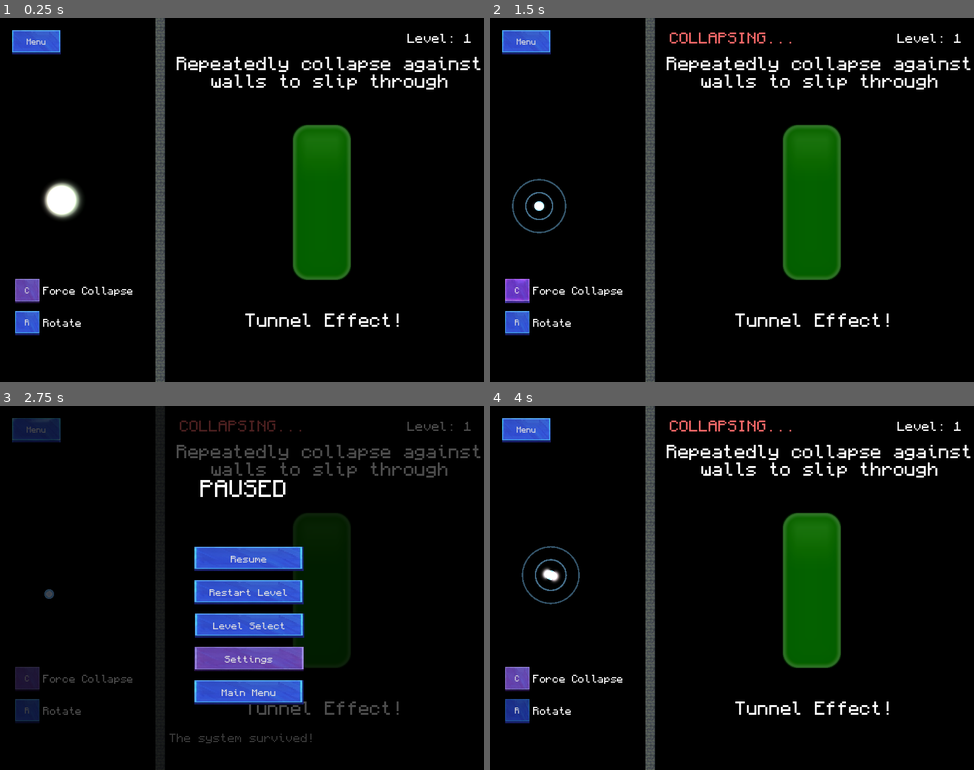
Above: before the commit, frames 1-4 (two rows, left to right).
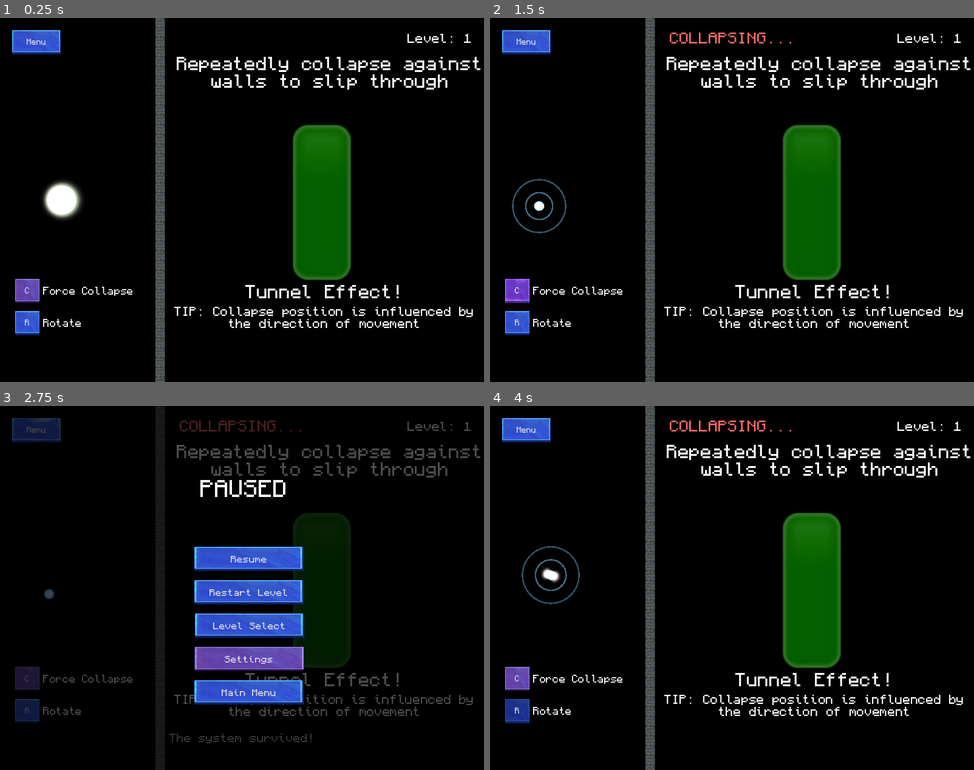
Above: after the commit, the same moments.

Repository: magnoint13/brinqo-2026
Game: Godot game, scene res://levels/Level03.tscn
Two runs of this game, one before a commit and one after it. Both use one fixed random seed, a clock stepped at 60 frames per second and the inputs below. This scene is started directly instead of the project's main scene. Video files are missing from this copy of the repository; at most half a second of black plays in their place. Sound files missing from this copy of the repository are replaced by a short silence.
Inputs:
- Up to frame 1 (0.25 s): no input
- Up to frame 2 (1.5 s): click "R" at 0.5 s; click "C" at 1.25 s
- Up to frame 3 (2.75 s): click "Menu" at 2 s
- Up to frame 4 (4 s): click "Restart Level" at 2.75 s; hold D from 3.53 s (still down); hold R from 3.53 s (still down); tap Space at 3.77 s

The runs differ from the first frame. In frame 1, 1.6% of the frame differs, in the area x 36-98%, y 73-86%; in frame 2, 1.6%; in frame 3, 1.0%; in frame 4, 1.6%.

Commit message:
anhadido texto lvl 3 y bajado musica 3

Diff:
--- a/autoload/MusicManager.gd
+++ b/autoload/MusicManager.gd
@@ -8,7 +8,7 @@
 	"LevelSelect": ["res://resources/music/menu_music.mp3",   -10],
 	"Level01":    ["res://resources/music/01.mp3",           -10],
 	"Level02":    ["res://resources/music/02.mp3",            -10],
-	"Level03":    ["res://resources/music/03.mp3",           -10],
+	"Level03":    ["res://resources/music/03.mp3",           -14],
 	"Level04":    ["res://resources/music/04.mp3",            -10],
 	"Level05":    ["res://resources/music/05.mp3",           -10],
 }
--- a/levels/Level03.tscn
+++ b/levels/Level03.tscn
@@ -1,8 +1,8 @@
 [gd_scene format=4 uid="uid://cm6ea2cwgig8c"]
 
-[ext_resource type="Script" path="res://scripts/main.gd" id="1_main"]
-[ext_resource type="Script" path="res://scripts/particles_container.gd" id="2_container"]
-[ext_resource type="VideoStream" uid="uid://6vkw1ul0klrl" path="res://resources/Backgrounds/02.ogv" id="3_n3538"]
+[ext_resource type="Script" uid="uid://ct2w8kj0h5k3n" path="res://scripts/main.gd" id="1_main"]
+[ext_resource type="Script" uid="uid://h6k4g2dkqdyw" path="res://scripts/particles_container.gd" id="2_container"]
+[ext_resource type="VideoStream" uid="uid://6vkw1ul0klrl" path="res://resources/backgrounds/02.ogv" id="3_n3538"]
 [ext_resource type="Texture2D" uid="uid://cpa4euhh5ih3g" path="res://resources/green_zone_tile.png" id="5_1maa1"]
 [ext_resource type="PackedScene" uid="uid://hud001" path="res://ui/HUD.tscn" id="5_hud"]
 [ext_resource type="PackedScene" uid="uid://b3wacdn6krm77" path="res://scenes/VFXManager.tscn" id="6_vfxmanager"]
@@ -174,9 +174,9 @@
 
 [node name="RichTextLabel" type="RichTextLabel" parent="." unique_id=718373554]
 offset_left = 273.0
-offset_top = 484.0
+offset_top = 437.0
 offset_right = 796.0
-offset_bottom = 568.0
+offset_bottom = 521.0
 theme_override_fonts/normal_font = ExtResource("9_g5dnp")
 theme_override_font_sizes/normal_font_size = 28
 text = "TUNNEL_EFFECT"
@@ -184,6 +184,18 @@
 tab_size = 9
 horizontal_alignment = 1
 
+[node name="RichTextLabel2" type="RichTextLabel" parent="." unique_id=240881407]
+offset_left = 273.0
+offset_top = 474.0
+offset_right = 796.0
+offset_bottom = 558.0
+theme_override_fonts/normal_font = ExtResource("9_g5dnp")
+theme_override_font_sizes/normal_font_size = 19
+text = "TUNNEL_TIP"
+scroll_active = false
+tab_size = 9
+horizontal_alignment = 1
+
 [node name="Particles" type="Node2D" parent="." unique_id=399368420]
 script = ExtResource("2_container")
 
